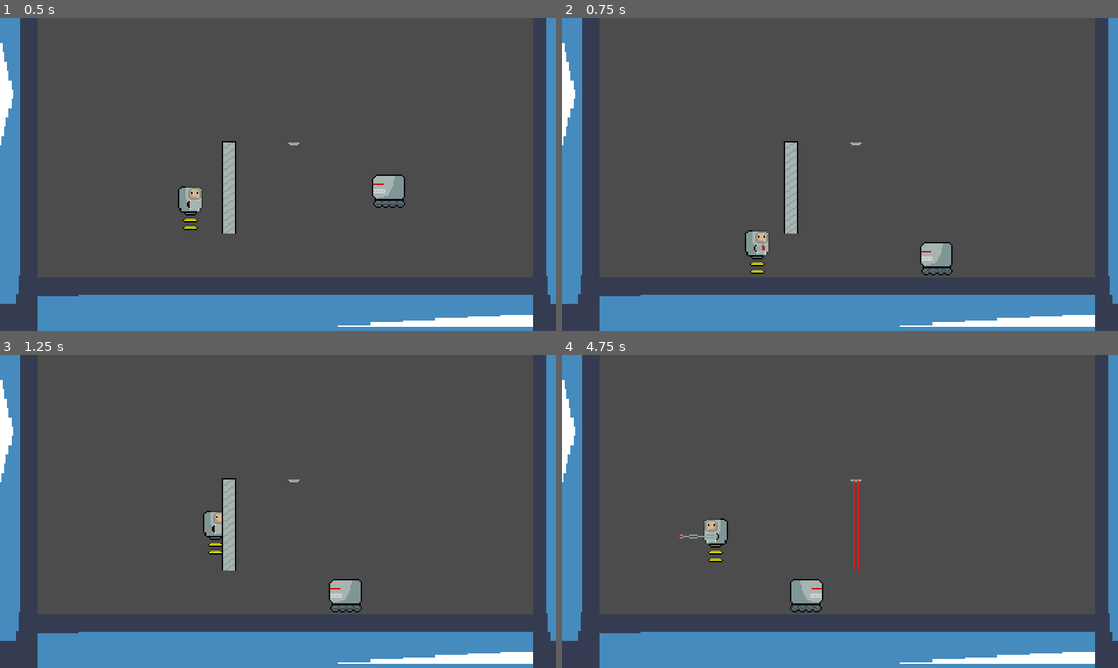
Above: before the commit, frames 1-4 (two rows, left to right).
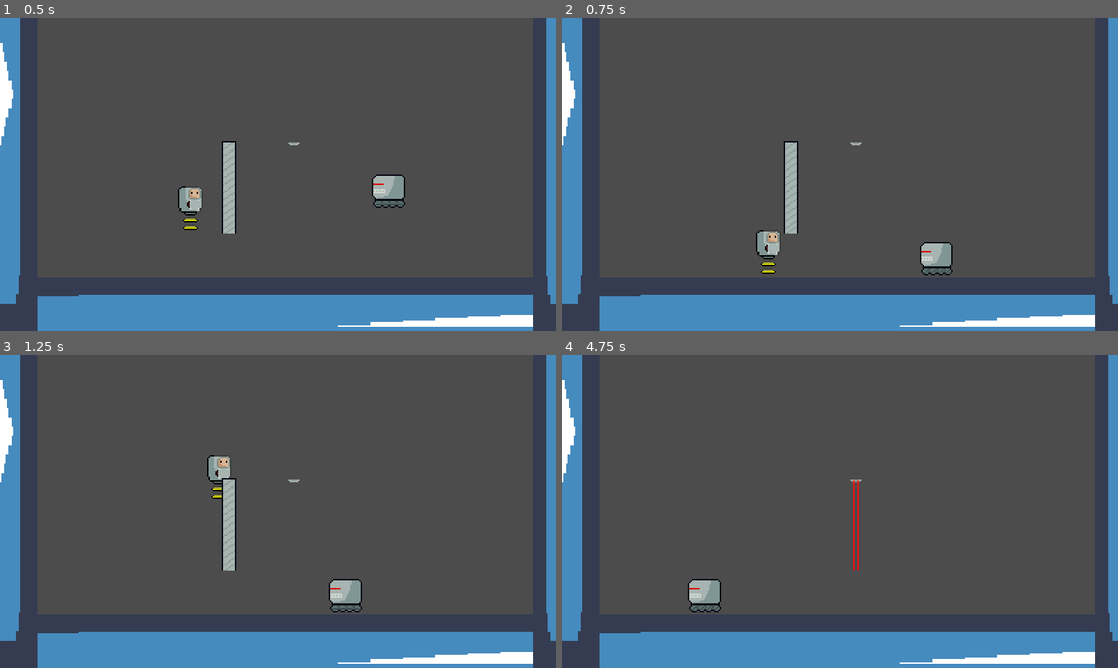
Above: after the commit, the same moments.

Repository: bruhrator420/MAD-Game-Jam-Project
Game: Godot game, scene res://Scenes/Level.tscn
Same seed, same stepped clock (60 frames per second), same inputs: the game is played once before the commit and once after it. The project has no main scene, so this scene is started directly. The engine's default icon, where the game draws it, is replaced by a stand-in: a white triangle on a blue panel in a dark square.
Inputs:
- Up to frame 1 (0.5 s): no input
- Up to frame 2 (0.75 s): hold Right (ui_right) from 0.53 s (still down); tap X (attack) at 0.6 s
- Up to frame 3 (1.25 s): keep holding Right (ui_right); tap Space (jump) at 0.77, 0.8, 1.07 s
- Up to frame 4 (4.75 s): tap Space (jump) at 1.35, 1.52, 1.82, 2.3, 3.02, 3.32, 3.77, 3.8, 4.07, 4.52 s; tap X (attack) at 1.55, 2.1, 3.05, 4.35 s; release Right (ui_right) at 2.03 s; hold Left (ui_left) 2.03-2.78 s; hold Right (ui_right) 2.78-4.28 s; tap Z (night) at 2.85 s; tap E (use) at 3.6 s; hold Left (ui_left) from 4.28 s (still down)

Frame 1 is identical in both runs. In frame 2, 0.6% of the frame differs, in the area x 32-40%, y 67-82%; in frame 3, 0.7%; in frame 4, 1.6%, in the area x 20-47%, y 52-83%.

Commit message:
Restrict player melee jump to not activate during attack

Diff:
--- a/Project/Scripts/Player.gd
+++ b/Project/Scripts/Player.gd
@@ -18,18 +18,24 @@
 	var kick = Input.is_action_just_pressed("attack")
 	var x_input = Input.get_axis("ui_left", "ui_right")
 	var use = Input.is_action_just_pressed("use")
+	var jump = Input.is_action_just_pressed("jump")
 
+	var is_on_floor = is_on_floor()
 	if sprite.animation != "attack":
-		if kick:
+		if kick and is_on_floor:
 			sprite.play("attack")
 			melee.monitoring = true
 			sprite.connect("animation_finished", self, "on_attack_animation_finished", [], CONNECT_ONESHOT)
 		else:
+			if jump:
+				if is_on_floor:
+					motion.y = - JUMP_FORCE
+				else:
+					motion.y = - JUMP_FORCE / 2
 			if use:
 				var use_areas = $"Use".get_overlapping_areas()
 				if not use_areas.empty():
 					use_areas[0].use()
-
 			if x_input:
 				motion.x = move_toward(motion.x, x_input * MAX_SPEED, ACCELERATION * delta)
 				sprite.flip_h = x_input < 0
@@ -41,14 +47,6 @@
 		motion.x = lerp(motion.x, 0, FRICTION if is_on_floor() else AIR_RESISTANCE)
 
 	motion += gravity * delta
-
-	if is_on_floor():
-		if Input.is_action_just_pressed("jump"):
-			motion.y = -JUMP_FORCE
-	else:
-		if Input.is_action_just_released("jump") and motion.y < -JUMP_FORCE/2:
-			motion.y = -JUMP_FORCE/2
-
 	motion = move_and_slide(motion, Vector2.UP)
 
 
